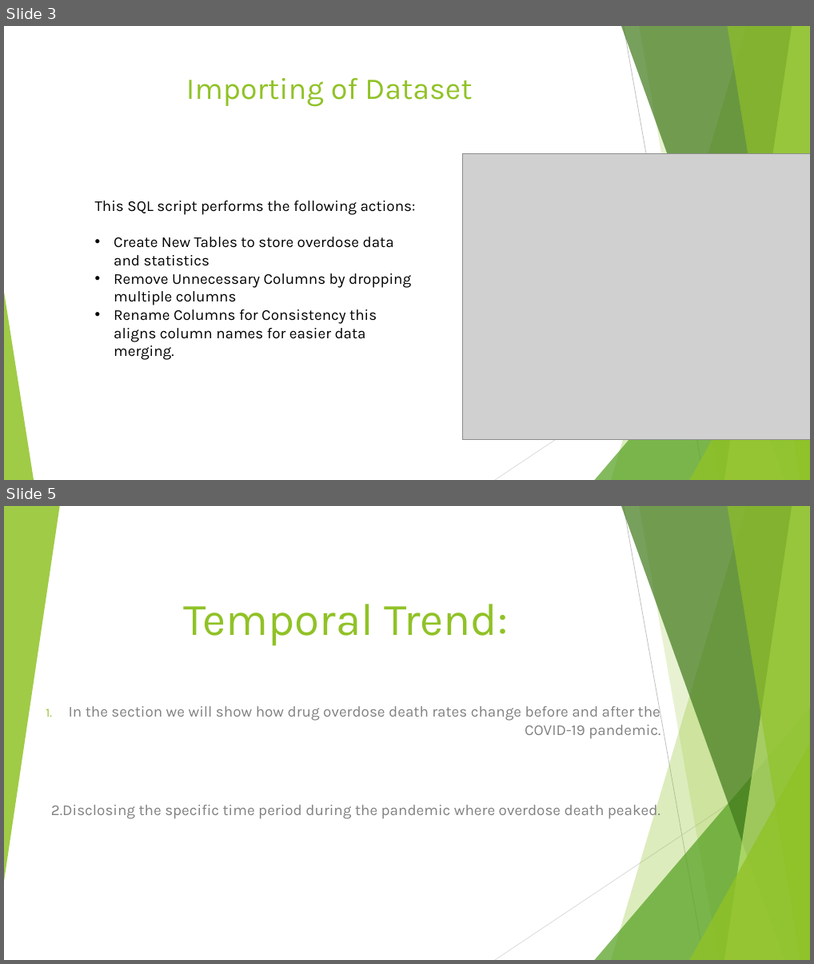
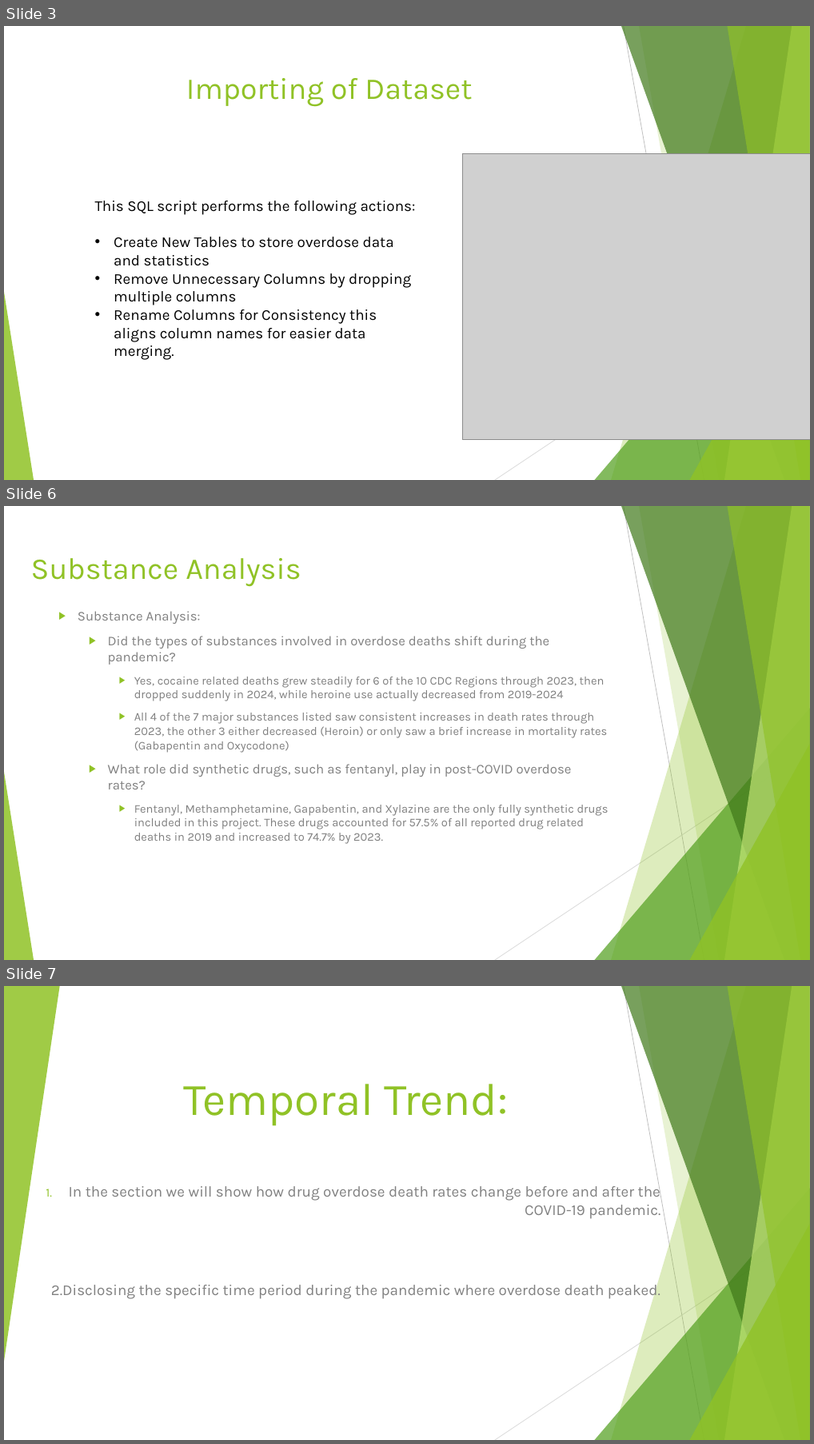
Before and after one commit to Inshirahk/Project-3-, a slide deck: Project 3 The Impact of Covid 19 (3).pptx. Shown one above the other, each under a label of ours: slides 3 and 5 before the commit, slides 3, 6 and 7 after it; the slides between them are not shown. The pictures are 814x964 and 814x1444 pixels, drawn with LibreOffice and Linux fonts; fonts in the diff are those of the drawing; grey boxes stand for pictures. Boxes give left, top, right and bottom in pixels: in the first picture for what was removed or moved away, otherwise in the second. Text is boxed around its words. In the diff, an @@ line names an element or a change of style, - is before the commit and + after.

```diff
--- a/Project 3 The Impact of Covid 19 (3).pptx
+++ b/Project 3 The Impact of Covid 19 (3).pptx
@@ slide 6 added at <box>4,506,810,960</box>, background #FFFFFF; not listed: 10 template elements that a slide beside it also shows @@
@@ title added at <box>31,558,301,586</box>, 36 pt, text #90C226 @@
+Substance Analysis
@@ text added at <box>78,611,609,844</box>, 14 pt, text #808080 @@
+▶ Substance Analysis:
+  ▶ Did the types of substances involved in overdose deaths shift during the pandemic?
+    ▶ Yes, cocaine related deaths grew steadily for 6 of the 10 CDC Regions through 2023, then dropped suddenly in 2024, while heroine use actually decreased from 2019-2024
+    ▶ All 4 of the 7 major substances listed saw consistent increases in death rates through 2023, the other 3 either decreased (Heroin) or only saw a brief increase in mortality rates (Gabapentin and Oxycodone)
+  ▶ What role did synthetic drugs, such as fentanyl, play in post-COVID overdose rates?
+    ▶ Fentanyl, Methamphetamine, Gapabentin, and Xylazine are the only fully synthetic drugs included in this project. These drugs accounted for 57.5% of all reported drug related deaths in 2019 and increased to 74.7% by 2023.
@@ what was slide 5 is now slide 7 @@
```
Also in this commit, not shown: 2 other slides added, 1 slide removed.
